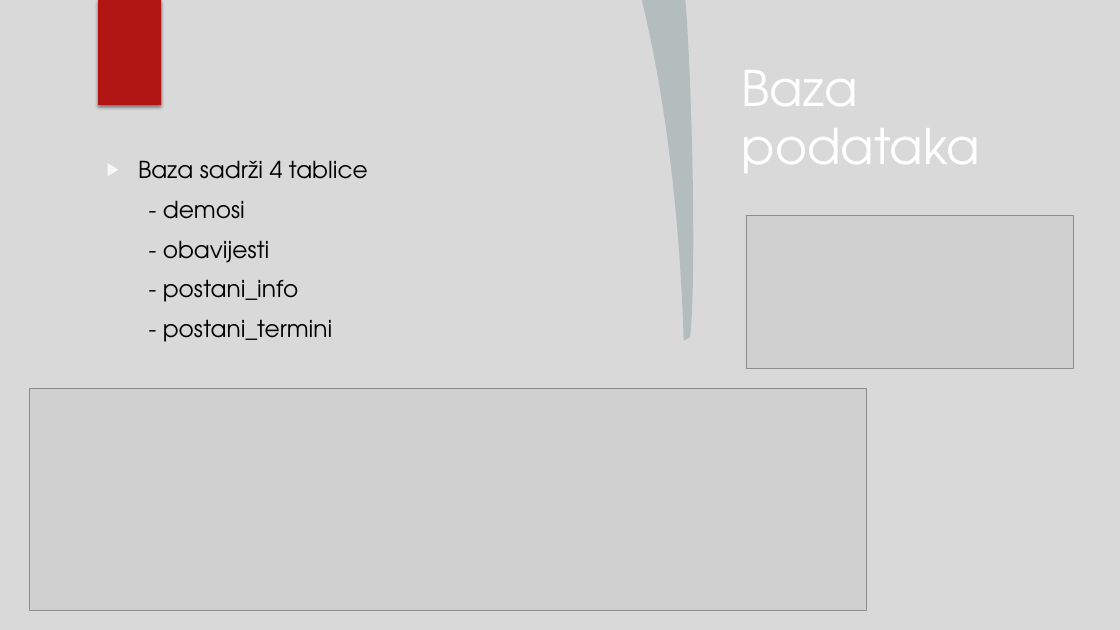
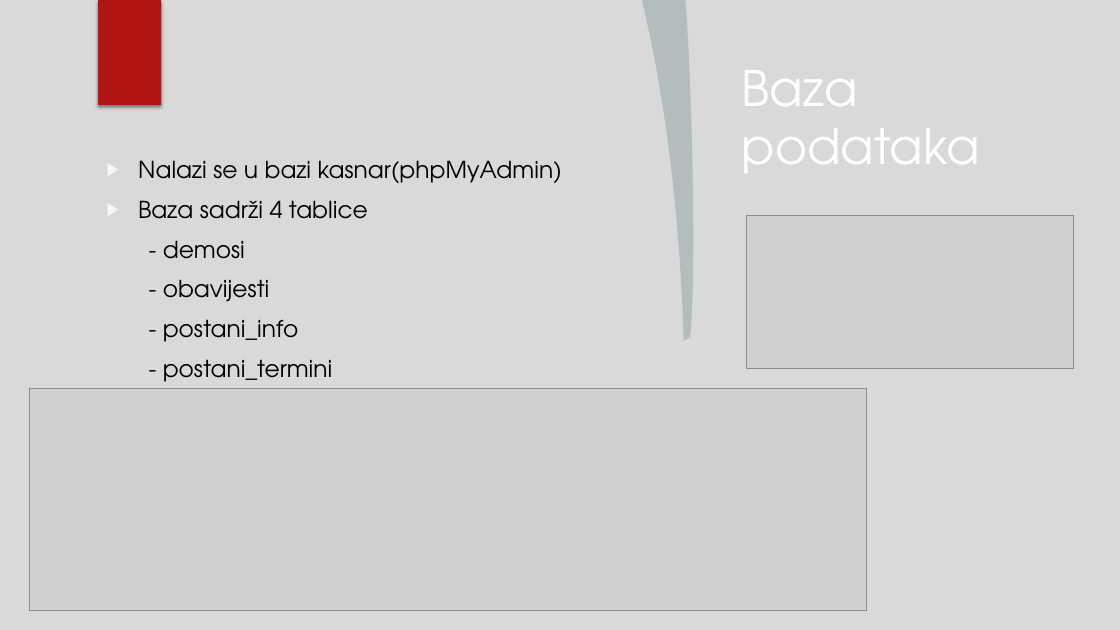
Before and after one commit to NikolaKasnar/Aplikacija-za-demose, a slide deck: slide 3 of Aplikacija za organizaciju demosa za računarske praktikume te.pptx. Drawn at 1120x630 pixels with LibreOffice and Linux fonts; fonts in the diff are those of the drawing; grey boxes stand for pictures; background and template pictures are left out. Boxes give left, top, right and bottom in pixels: in the first picture for what was removed or moved away, otherwise in the second. Text is boxed around its words. In the diff, an @@ line names an element or a change of style, - is before the commit and + after.

Commit message:
Dodana finalna verzija prezentacije

```diff
--- a/Aplikacija za organizaciju demosa za računarske praktikume te.pptx
+++ b/Aplikacija za organizaciju demosa za računarske praktikume te.pptx
@@ text at (x1=138, y1=160, x2=562, y2=183): paragraph added @@
+▶ Nalazi se u bazi kasnar(phpMyAdmin)
```
